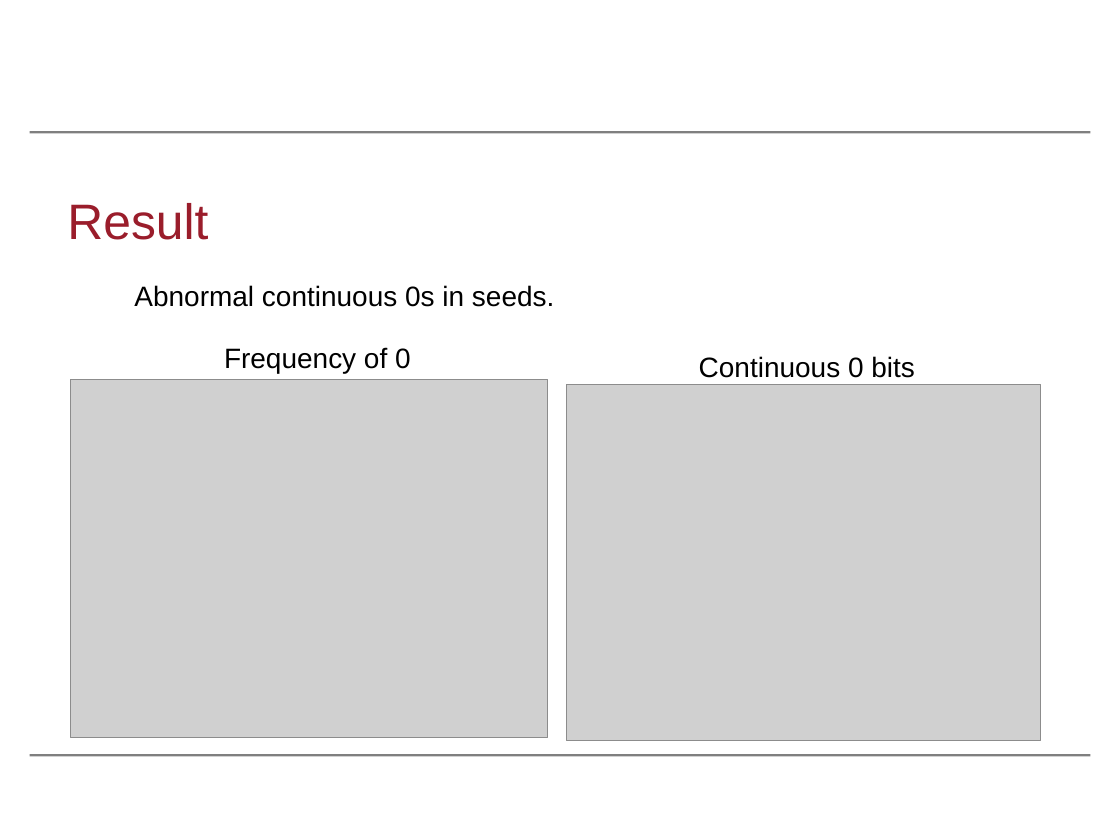
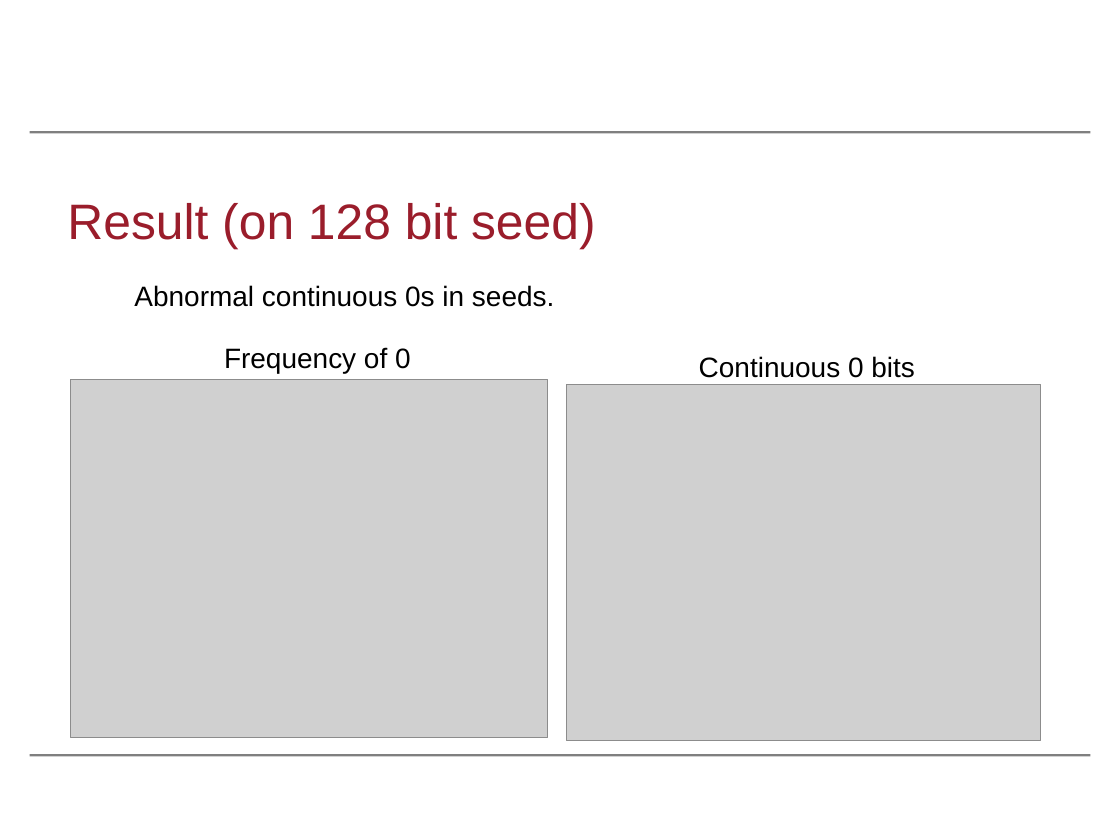
Before and after one commit to Salties/MI-Side-Channel-DTLS, a slide deck: slide 11 of Writings/Cryptographic_Randomness_On_A_CC2538/slides/wifs2016.odp. Drawn at 1120x840 pixels with LibreOffice and Linux fonts; fonts in the diff are those of the drawing; grey boxes stand for pictures; background and template pictures are left out. Boxes give left, top, right and bottom in pixels: in the first picture for what was removed or moved away, otherwise in the second. Text is boxed around its words. In the diff, an @@ line names an element or a change of style, - is before the commit and + after.

```diff
--- a/Writings/Cryptographic_Randomness_On_A_CC2538/slides/wifs2016.odp
+++ b/Writings/Cryptographic_Randomness_On_A_CC2538/slides/wifs2016.odp
@@ title at (x1=67, y1=203, x2=596, y2=250): text changed @@
-Result
+Result (on 128 bit seed)
```
Also in this commit, not shown: 1 other slide changed.
